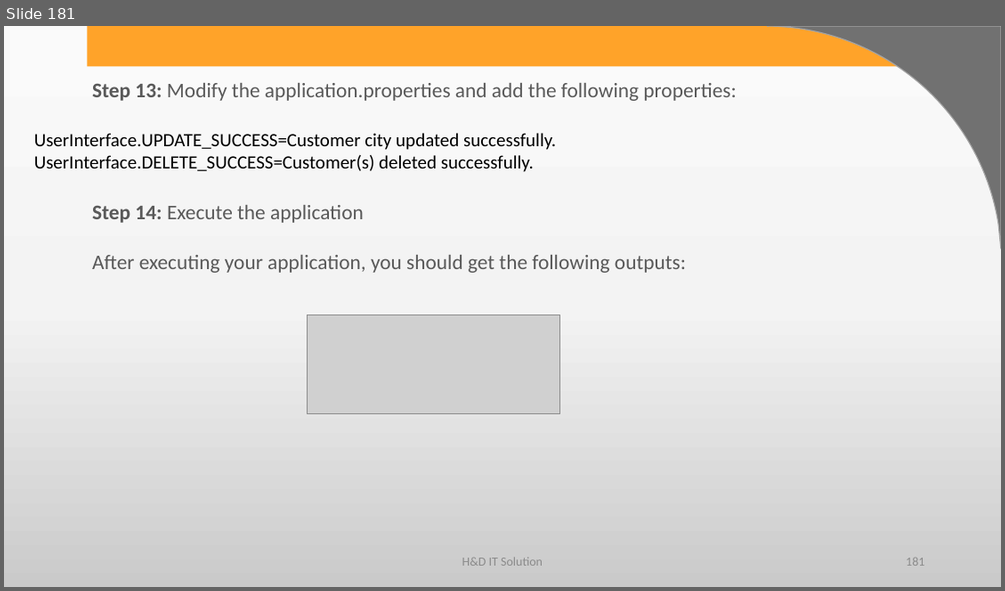
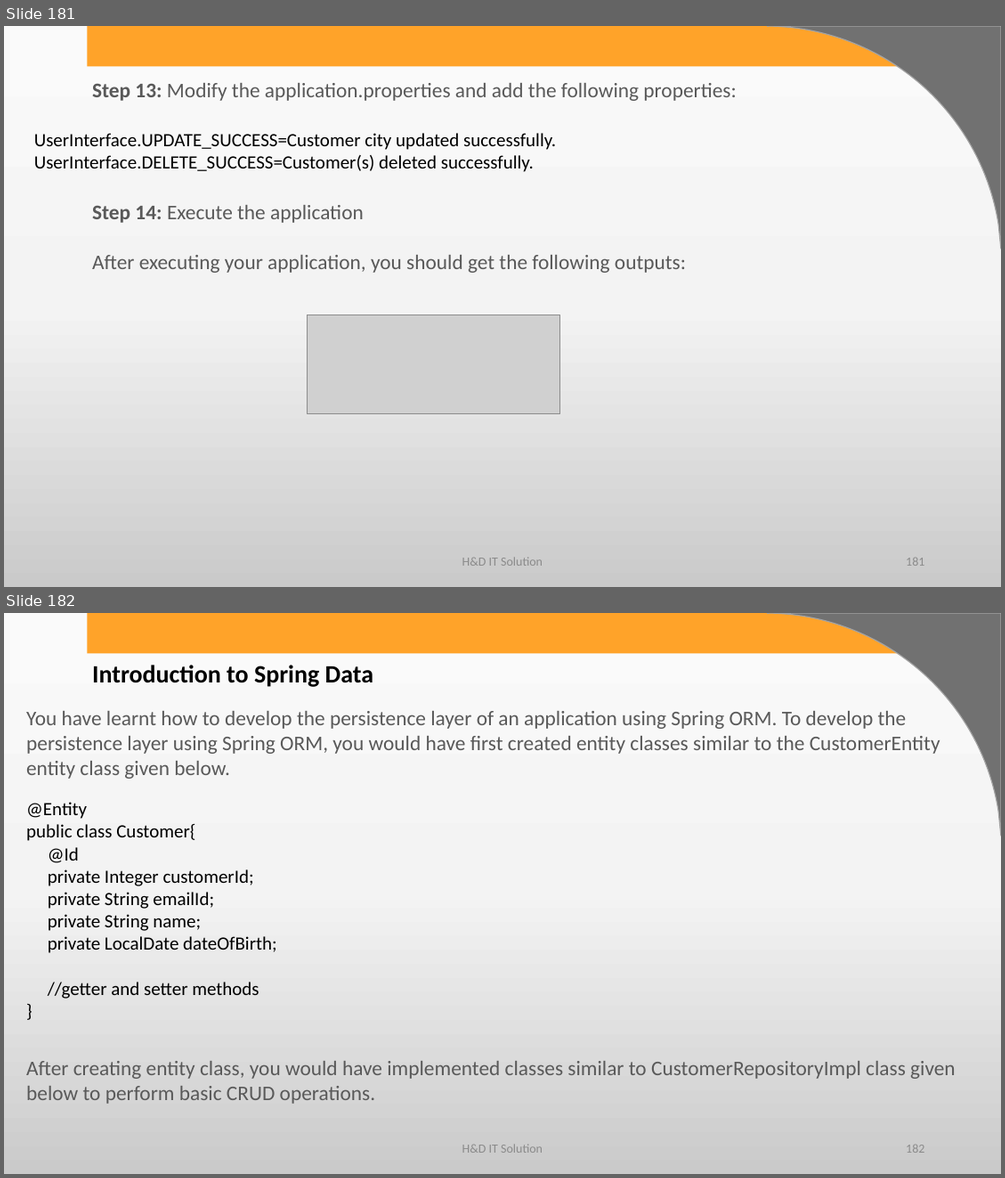
Before and after one commit to harshadasawant/spring_boot1, a slide deck: infinite/src/main/ppt/Persistence Layer using Spring Boot.pptx. Shown one above the other, each under a label of ours: slide 181 before the commit, slides 181 and 182 after it. The pictures are 1005x591 and 1005x1178 pixels, drawn with LibreOffice and Linux fonts; fonts in the diff are those of the drawing; grey boxes stand for pictures; background and template pictures are left out. Boxes give left, top, right and bottom in pixels: in the first picture for what was removed or moved away, otherwise in the second. Text is boxed around its words. In the diff, an @@ line names an element or a change of style, - is before the commit and + after.

```diff
--- a/infinite/src/main/ppt/Persistence Layer using Spring Boot.pptx
+++ b/infinite/src/main/ppt/Persistence Layer using Spring Boot.pptx
@@ slide 182 added at bbox=[4, 613, 1001, 1174], background gradient #FBFBFB to #F4F4F4 to #CBCBCB; not listed: 2 template elements that a slide beside it also shows @@
@@ text added at bbox=[92, 665, 373, 687], 24 pt, text #000000, bold @@
+Introduction to Spring Data
@@ text added at bbox=[26, 711, 940, 779], 20 pt, text #595959 @@
+You have learnt how to develop the persistence layer of an application using Spring ORM. To develop the persistence layer using Spring ORM, you would have first created entity classes similar to the CustomerEntity entity class given below.
@@ text added at bbox=[26, 802, 277, 998], 18 pt, text #000000 @@
+@Entity
+public class Customer{
+@Id
+private Integer customerId;
+private String emailId;
+private String name;
+private LocalDate dateOfBirth;
+//getter and setter methods
+}
@@ text added at bbox=[26, 1061, 955, 1103], 20 pt, text #595959 @@
+After creating entity class, you would have implemented classes similar to CustomerRepositoryImpl class given below to perform basic CRUD operations.
@@ text added at bbox=[462, 1143, 542, 1152], 12 pt, text #8C8C8C @@
+H&D IT Solution
@@ page number added at bbox=[906, 1144, 924, 1152], 12 pt, text #8C8C8C @@
+182
```
Also in this commit, not shown: 108 other slides added.
